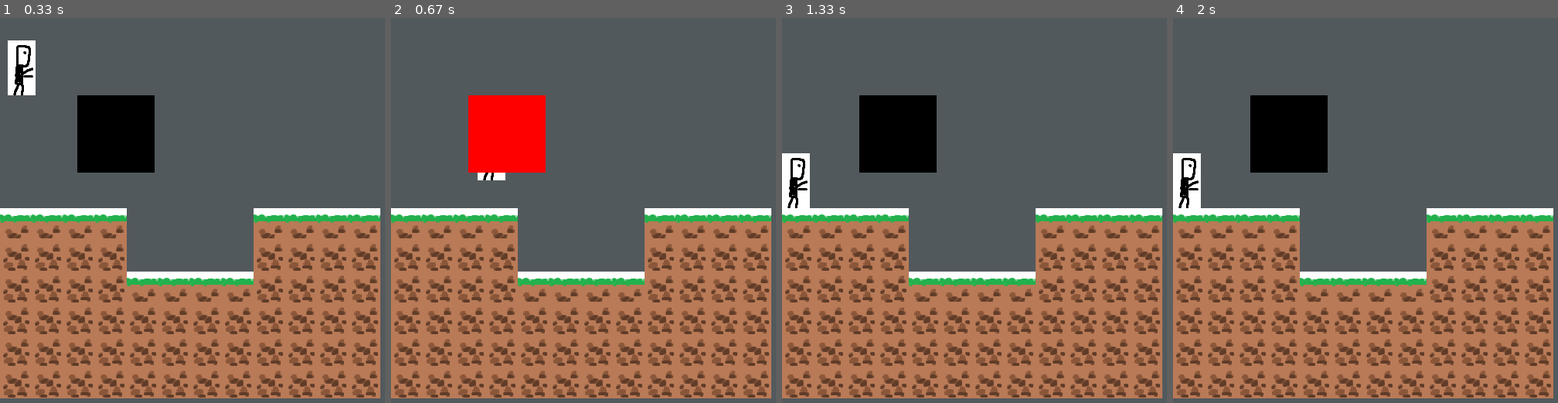
Above: before the commit, frames 1-4 (left to right).
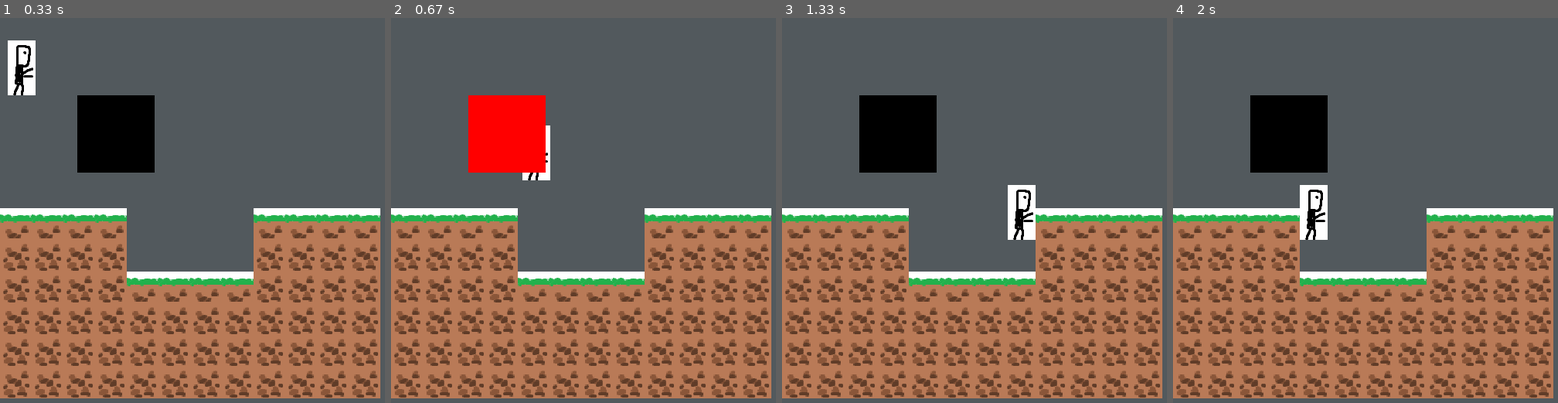
Above: after the commit, the same moments.

Repository: goglgo/pygame_jumBBGGing
Game: pygame game, started from main.py
The game is run twice, just before and just after one commit, with the same random seed, the same clock (stepped at 60 frames per second) and the same inputs.
Inputs:
- Up to frame 1 (0.33 s): no input
- Up to frame 2 (0.67 s): hold Right from 0.33 s (still down)
- Up to frame 3 (1.33 s): release Right at 0.8 s; hold Right 0.83-1.3 s
- Up to frame 4 (2 s): hold Left 1.33-1.87 s

Frame 1 is identical in both runs. In frame 2, 0.4% of the frame differs, in the area x 22-42%, y 27-43%; in frame 3, 2.0%, in the area x 0-66%, y 35-58%; in frame 4, 2.0%.

Commit message:
some bugs are fixed

Diff:
--- a/main.py
+++ b/main.py
@@ -78,6 +78,7 @@
     # display에 다른 색을 채웁니다.
     display.fill((82, 89, 93))
     Map.update(display)
+    # Map.collison_group.update(display)
 
     display.blit(Player.surf, Player.rect)
     display.blit(test_sprite.surf, test_sprite.rect)
@@ -99,7 +100,7 @@
     # if collisoned_game_tile:
     #     Player.check_collison(collisoned_game_tile)
 
-    collisoned_game_tile = pygame.sprite.spritecollide(Player, Map.collison_group, True)
+    collisoned_game_tile = pygame.sprite.spritecollide(Player, Map.collision_group, False)
     if collisoned_game_tile:
         Player.check_collison(collisoned_game_tile)
 
--- a/modules/map.py
+++ b/modules/map.py
@@ -8,6 +8,7 @@
 class Tile(pygame.sprite.Sprite):
     def __init__(self, img: pygame.Surface, x, y, w, h):
         super(Tile, self).__init__()
+        self.image = img
         self.surf = img.convert()
         self.rect = pygame.Rect(x, y, w, h)
 
@@ -40,25 +41,25 @@
         self.grass_img = pygame.transform.scale(self.grass_img, (self.tile_size_x, self.tile_size_y))
         self.none_img = pygame.transform.scale(self.none_img, (self.tile_size_x, self.tile_size_y))
 
-        self.collison_group = pygame.sprite.Group()
+        self.collision_group = pygame.sprite.Group()
         self.collision_test_list = []
 
-    def update(self, surf : pygame.Surface):
         y = 0
         for row in self.game_map:
             x = 0
             for tile in row:
-                if tile == 0 :
-                    surf.blit(self.none_img, (x * self.tile_size_x, y * self.tile_size_y))
+                # if tile == 0 :
+                #     # surf.blit(self.none_img, (x * self.tile_size_x, y * self.tile_size_y))
+                #     continue
                 if tile == 1 :
                     vx = x * self.tile_size_x
                     vy = y * self.tile_size_y
                     w =  self.tile_size_x
                     h = self.tile_size_y
                     grass = Tile(self.grass_img, vx, vy, w, h)
-                    surf.blit(grass.surf, grass.rect)
-                    self.collison_group.add(grass)
-                    self.collision_test_list.append(grass)
+                    # surf.blit(grass.surf, grass.rect)
+                    self.collision_group.add(grass)
+                    # self.collision_test_list.append(grass)
 
                 if tile == 2 :
                     vx = x * self.tile_size_x
@@ -66,8 +67,11 @@
                     w =  self.tile_size_x
                     h = self.tile_size_y
                     dirt = Tile(self.dirt_img, vx, vy, w, h)
-                    surf.blit(dirt.surf, dirt.rect)
-                    self.collison_group.add(dirt)
-                    self.collision_test_list.append(dirt)
+                    # surf.blit(dirt.surf, dirt.rect)
+                    self.collision_group.add(dirt)
+                    # self.collision_test_list.append(dirt)
                 x += 1
             y += 1
+
+    def update(self, surf : pygame.Surface):
+        self.collision_group.draw(surf)
--- a/modules/player.py
+++ b/modules/player.py
@@ -1,6 +1,8 @@
 import pygame, os
 from pygame.locals import *
 from .map import Tile
+
+# https://github.com/IIITSERC/SSAD_2015_A3_Group2_7/blob/aabc2b87a18c7fba7d0c63ab46cd6a97ea6613e1/201402087/Player.py
 
 BASE_DIR = os.getcwd()
 ASSET_DIR = os.path.join(BASE_DIR, "assets")
@@ -25,12 +27,9 @@
         self.player_y_momentum = 0.2
         self.player_x_momentum = 10
 
-        self.movement = {
-            "right" : False,
-            "left" : False,
-            "up" : False,
-            "down" : False
-        }
+        self.right = True
+        self.left = True
+
 
     def update(self):
         pressed_keys = pygame.key.get_pressed()
@@ -42,15 +41,17 @@
 
         elif pressed_keys[K_LEFT]:
             # self.rect.move_ip(-self.player_x_momentum,0)
-            self.player_x_momentum -= 2
-            if self.player_x_momentum < -6:
-                self.player_x_momentum = -6
+            if self.left:
+                self.player_x_momentum -= 2
+                if self.player_x_momentum < -10:
+                    self.player_x_momentum = -10
 
         elif pressed_keys[K_RIGHT]:
             # self.rect.move_ip(self.player_x_momentum,0)
-            self.player_x_momentum += 2
-            if self.player_x_momentum > 6:
-                self.player_x_momentum = 6
+            if self.right:
+                self.player_x_momentum += 2
+                if self.player_x_momentum > 10:
+                    self.player_x_momentum = 10
         else:
             self.player_x_momentum = 0
 
@@ -67,62 +68,35 @@
             self.player_y_momentum += 0.2
 
 
-
     def check_collison(self, collisoned_tiles:list[Tile]):
-        # if self.rect.bottom >= collisoned_tiles[0].rect.top :
-        #     self.player_y_momentum = 0
-
-        # for tile in collisoned_tiles:
-        #     left_distance = self.rect.left - tile.rect.right
-        #     right_distance = tile.rect.left - self.rect.right
-
-        #     if self.movement["right"] == True:
-        #         right_distance = tile.rect.left - self.rect.right
-        #         height_distance = abs(tile.rect.centery - self.rect.centery)
-        #         # print(height_distance)
-        #         if right_distance < 10 and height_distance < 10:
-        #             self.rect.right = tile.rect.left
-        #             break
-        #             # print(111)
-
-        #     if self.movement["left"] == True:
-        #         left_distance = self.rect.left - tile.rect.right
-        #         height_distance = abs(tile.rect.centery - self.rect.centery)
-        #         # print(height_distance)
-        #         if left_distance < 10 and height_distance < 10:
-        #             self.rect.left = tile.rect.right
-        #             break
-
-        #     if self.rect.bottom >= tile.rect.top:
-        #         self.player_y_momentum = 0
-        #         self.rect.bottom = tile.rect.top
+        # self.rect.move_ip(0, self.player_y_momentum)
 
         for tile in collisoned_tiles:
+            if self.player_y_momentum > 0:
+                self.rect.bottom = tile.rect.top
 
-            if self.player_y_momentum > 0 :
-                if self.player_x_momentum == 0:
-                    self.rect.bottom = tile.rect.top
-                self.player_y_momentum = 0
+            elif self.player_y_momentum < 0:
+                self.rect.top = tile.rect.bottom
+            self.player_y_momentum = 0
 
-            # elif self.player_y_momentum < 0:
-            #     self.rect.top = tile.rect.bottom
-            #     self.player_y_momentum = - self.player_y_momentum
-            # self.rect.move_ip(0, self.player_y_momentum)
+        for tile in collisoned_tiles:
+            if self.rect.bottom != tile.rect.top:
+                # right
+                if self.player_x_momentum > 0:
+                    self.player_x_momentum = 0
+                    self.rect.right = tile.rect.left
+                    self.right = False
+                    self.left = True
 
-        # for tile in collisoned_tiles:
-            # when go to left
-            if self.player_x_momentum < 0:
-                self.player_x_momentum = 0
-                # print("go left", self.player_x_momentum)
-                # self.player_x_momentum = 0
+                # left
+                elif self.player_x_momentum < 0:
+                    self.player_x_momentum = 0
+                    self.rect.left = tile.rect.right
+                    self.right = True
+                    self.left = False
 
-            # when go to right
-            elif self.player_x_momentum > 0:
-                self.player_x_momentum = 0
-                self.rect.right = tile.rect.left
-                # print("go right", self.player_x_momentum)
-                # self.player_x_momentum = 0
-            # self.rect.move_ip(self.player_x_momentum, 0)
+
+
 
 
         # if self.rect.left
